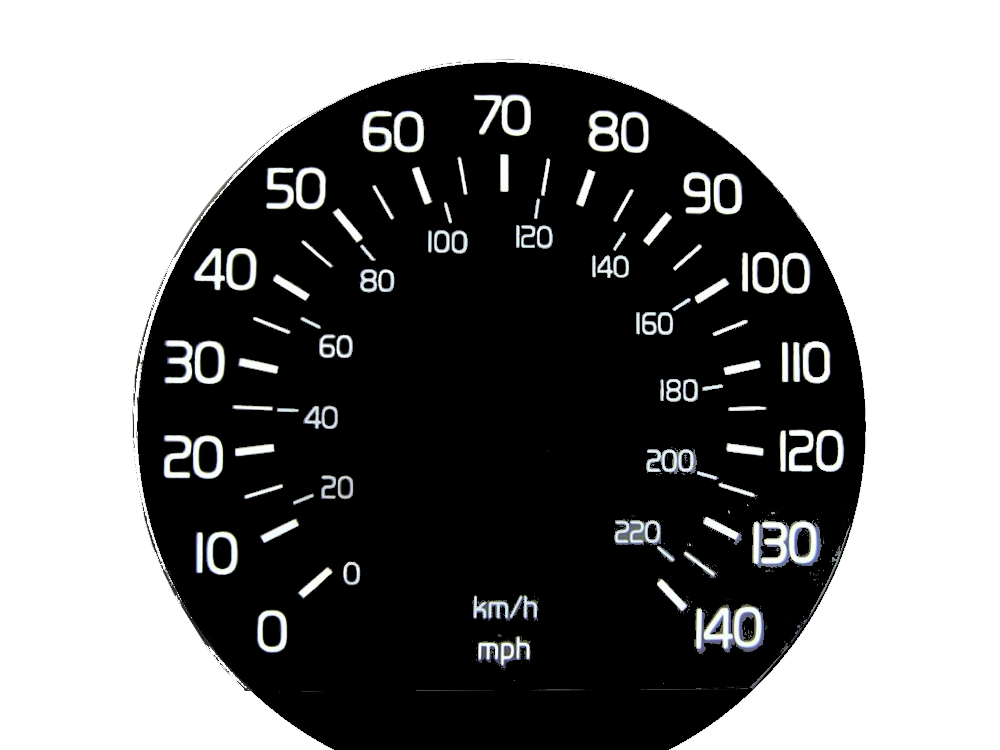
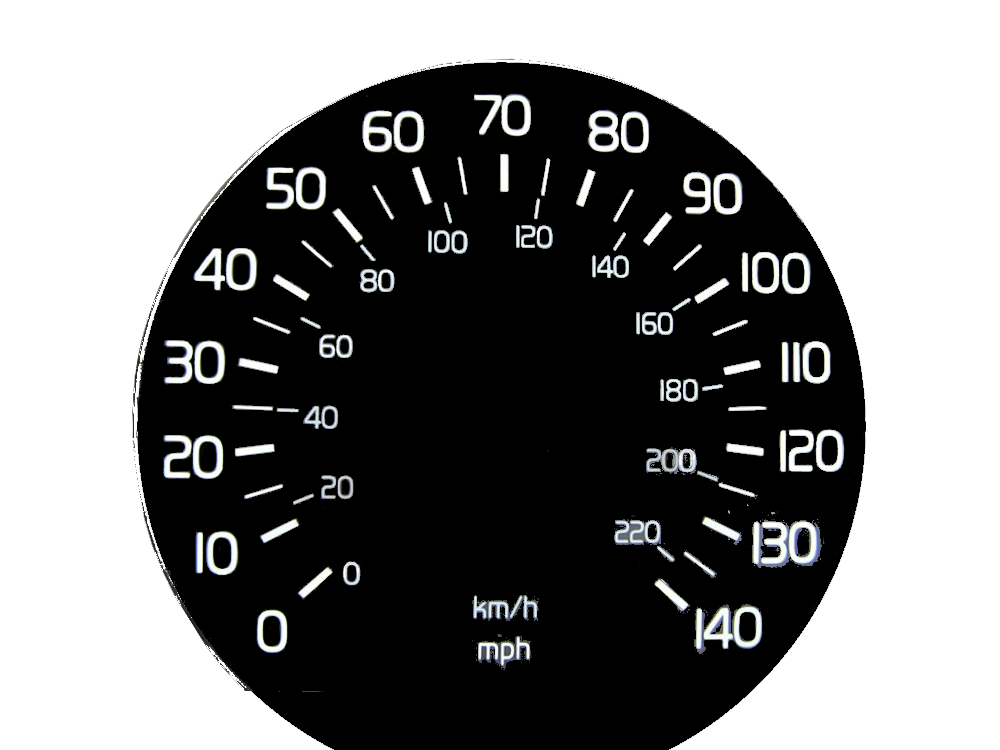
Comparing the layer stacks of the two 1000px x 750px images. Changes:
added layer "20_small" above "0_small" over [645, 448, 680, 476]
added layer "0_small" above "tick_small" over [678, 448, 699, 474]
added layer "tick_small" above "tick_big_130" over [697, 470, 718, 482]
added layer "tick_big_130" above "tick_big_140" over [700, 516, 742, 542]
added layer "tick_big_140" above "speedo copy" over [654, 578, 691, 612]
added layer "speedo copy" above "speedo" over [132, 58, 864, 692]
painted on "speedo" over [415, 495, 853, 692]
